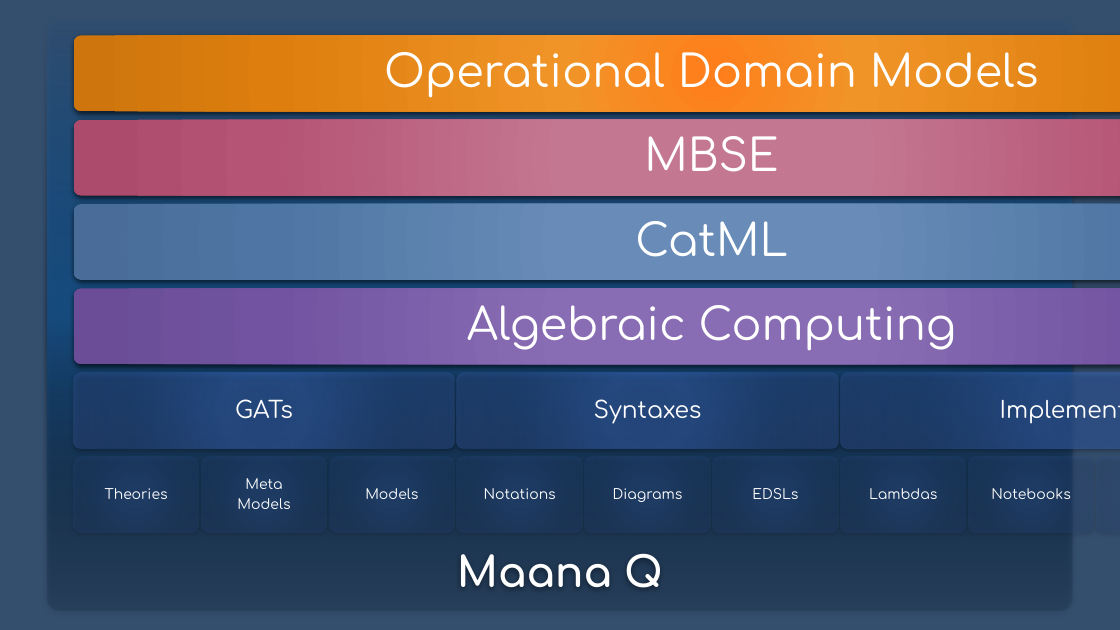
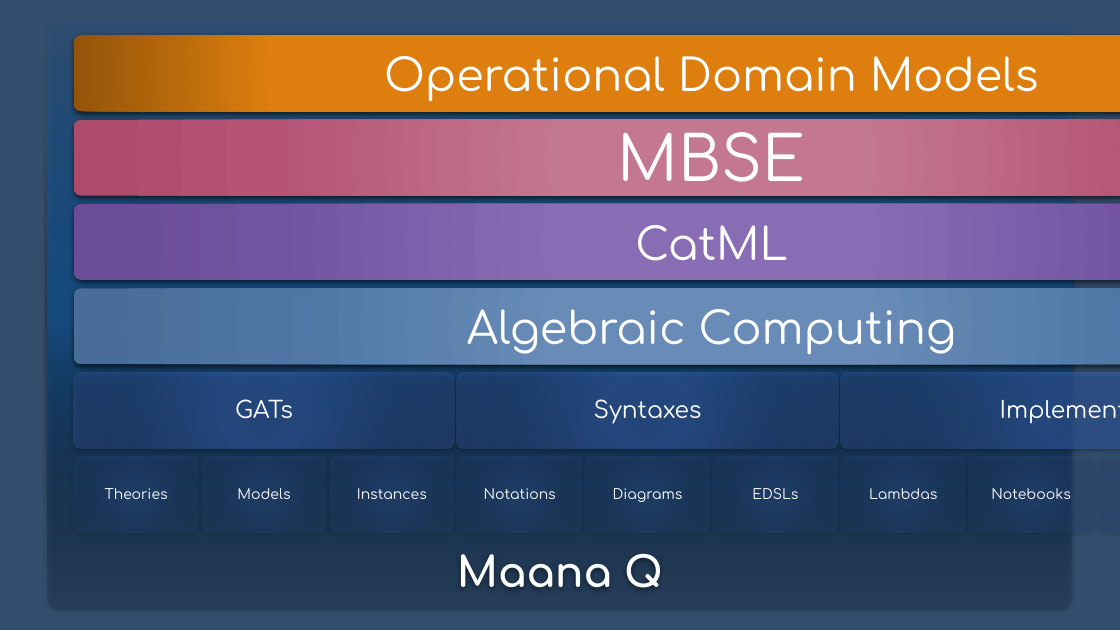
Before and after one commit to maana-io/cat-ml, a slide deck: slide 3 of presentations/gats-intro.pptx. Drawn at 1120x630 pixels with LibreOffice and Linux fonts; fonts in the diff are those of the drawing. Boxes give left, top, right and bottom in pixels: in the first picture for what was removed or moved away, otherwise in the second. Text is boxed around its words. In the diff, an @@ line names an element or a change of style, - is before the commit and + after.

```diff
--- a/presentations/gats-intro.pptx
+++ b/presentations/gats-intro.pptx
@@ rounded rectangle at (x1=74, y1=35, x2=1120, y2=111): fill gradient #FF7E1C to #F19427 to #DD7E0E to #CE760D to gradient #DD7E0E to #93540A @@
@@ text "MBSE" at (x1=618, y1=111, x2=805, y2=182): size 38 to 53 pt; more space between paragraphs @@
@@ rounded rectangle at (x1=74, y1=204, x2=1120, y2=280): fill gradient #688CB7 to #4E75A3 to #496D98 to gradient #896DB4 to #7153A1 to #6A4D96 @@
@@ rounded rectangle at (x1=74, y1=288, x2=1120, y2=364): fill gradient #896DB4 to #7153A1 to #6A4D96 to gradient #688CB7 to #4E75A3 to #496D98 @@
@@ 3 texts moved together from (x1=384, y1=52, x2=1039, y2=351) to (x1=384, y1=56, x2=1039, y2=355) @@
@@ text "Models" moved from (x1=365, y1=488, x2=418, y2=499) to (x1=237, y1=488, x2=290, y2=499) @@
@@ text removed at (x1=237, y1=478, x2=290, y2=509) @@
-Meta
-Models
@@ text added at (x1=357, y1=488, x2=427, y2=499), 12 pt, text #FFFFFF @@
+Instances
```
Also in this commit, not shown: 2 other slides changed, 7 slides added, 1 slide removed, 1 other file.
